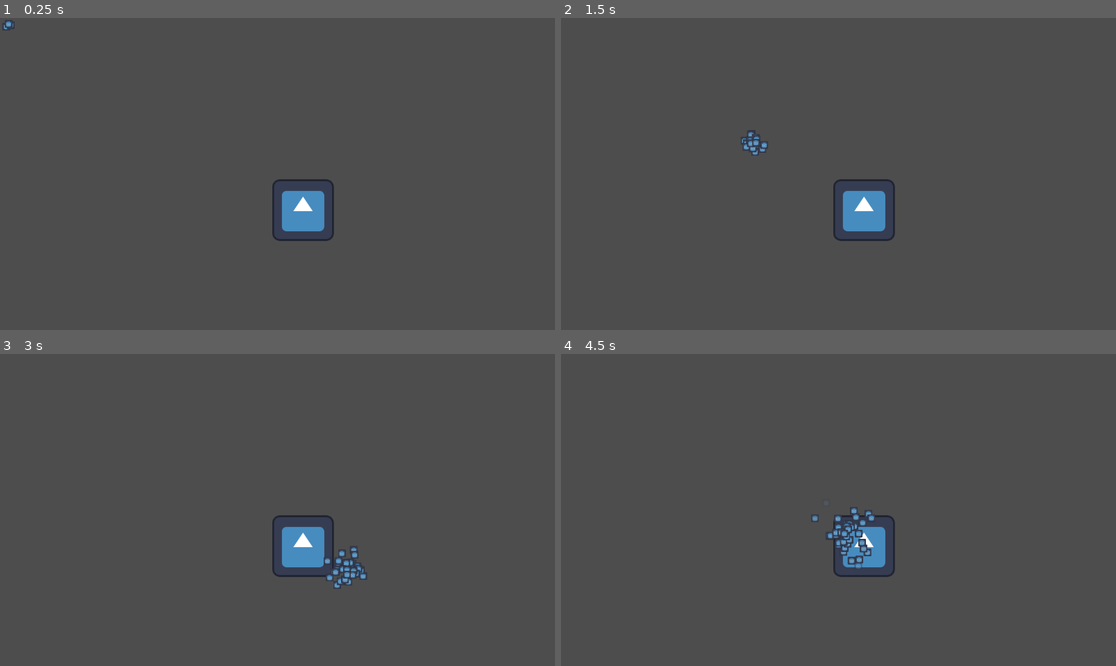
Above: before the commit, frames 1-4 (two rows, left to right).
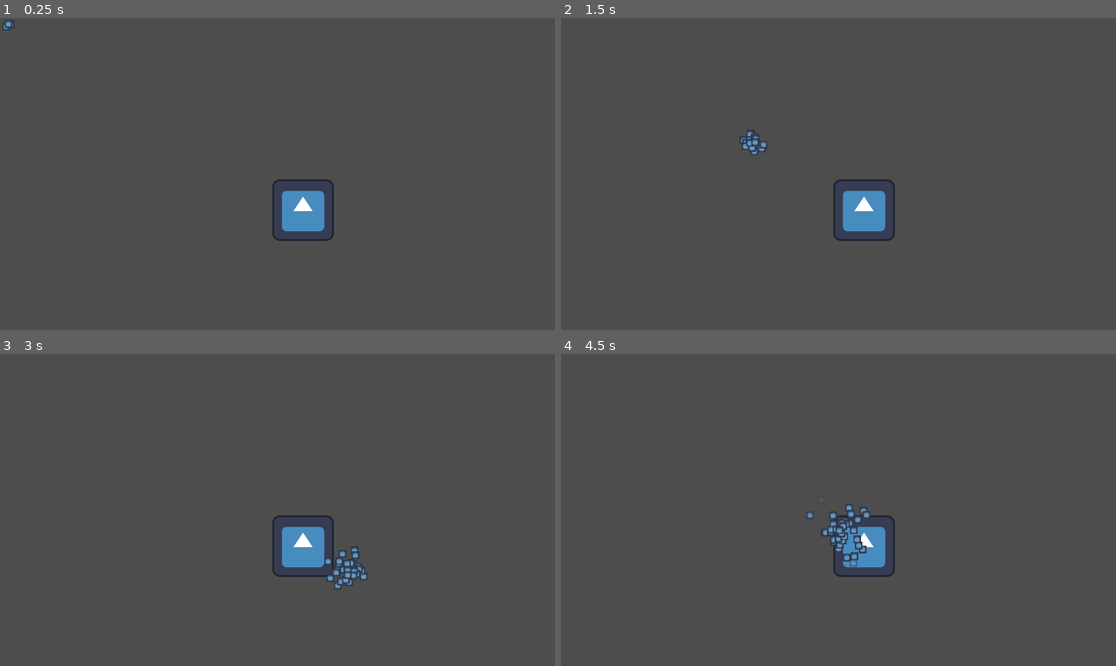
Above: after the commit, the same moments.

Repository: pkflunr/SGDA-EGD-Game-Jam-2023
Game: Godot game, scene res://Scenes/Enemy/tester.tscn
Two runs of this game, one before a commit and one after it. Both use one fixed random seed, a clock stepped at 60 frames per second and the inputs below. The project has no main scene, so this scene is started directly. The engine's default icon, where the game draws it, is replaced by a stand-in: a white triangle on a blue panel in a dark square.
Inputs:
- Up to frame 1 (0.25 s): no input
- Up to frame 2 (1.5 s): no input
- Up to frame 3 (3 s): no input
- Up to frame 4 (4.5 s): no input

The runs differ from the first frame. In frame 1, less than 0.1% of the frame differs, in the area x 1-3%, y 0-4%; in frame 2, 0.1%; in frame 3, 0.3%; in frame 4, 0.8%, in the area x 44-57%, y 48-69%.

Commit message:
test commit for github webhook

Diff:
--- a/Scenes/Enemy/enemy_bee_ball.gd
+++ b/Scenes/Enemy/enemy_bee_ball.gd
@@ -1,7 +1,7 @@
 extends Area2D
 
 @export var aggro_target:Node2D
-@export var acceleration = 650 # in pixels/sec/sec
+@export var acceleration = 640 # in pixels/sec/sec
 @export var terminal_velocity = 400
 
 var velocity:Vector2 = Vector2.ZERO
